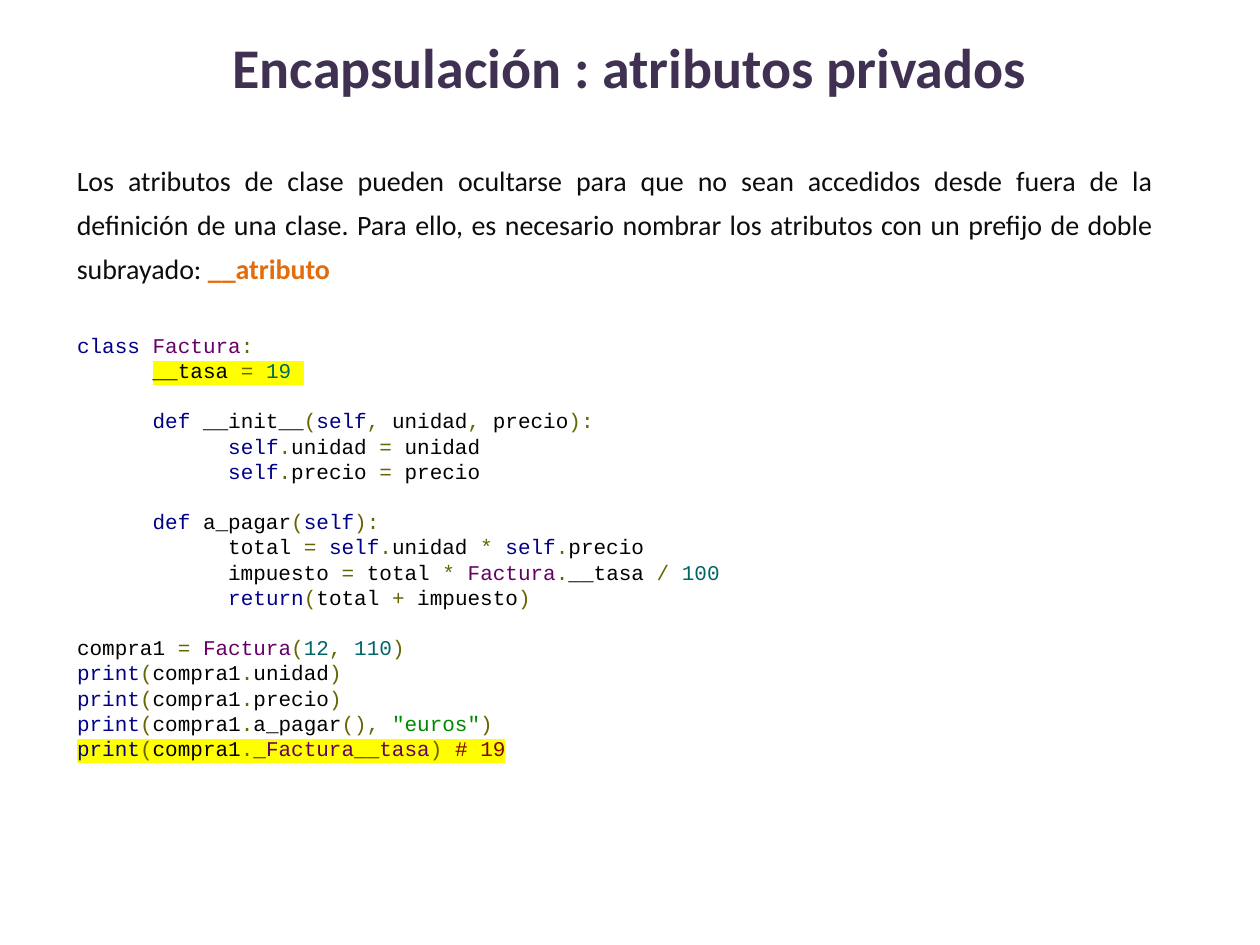
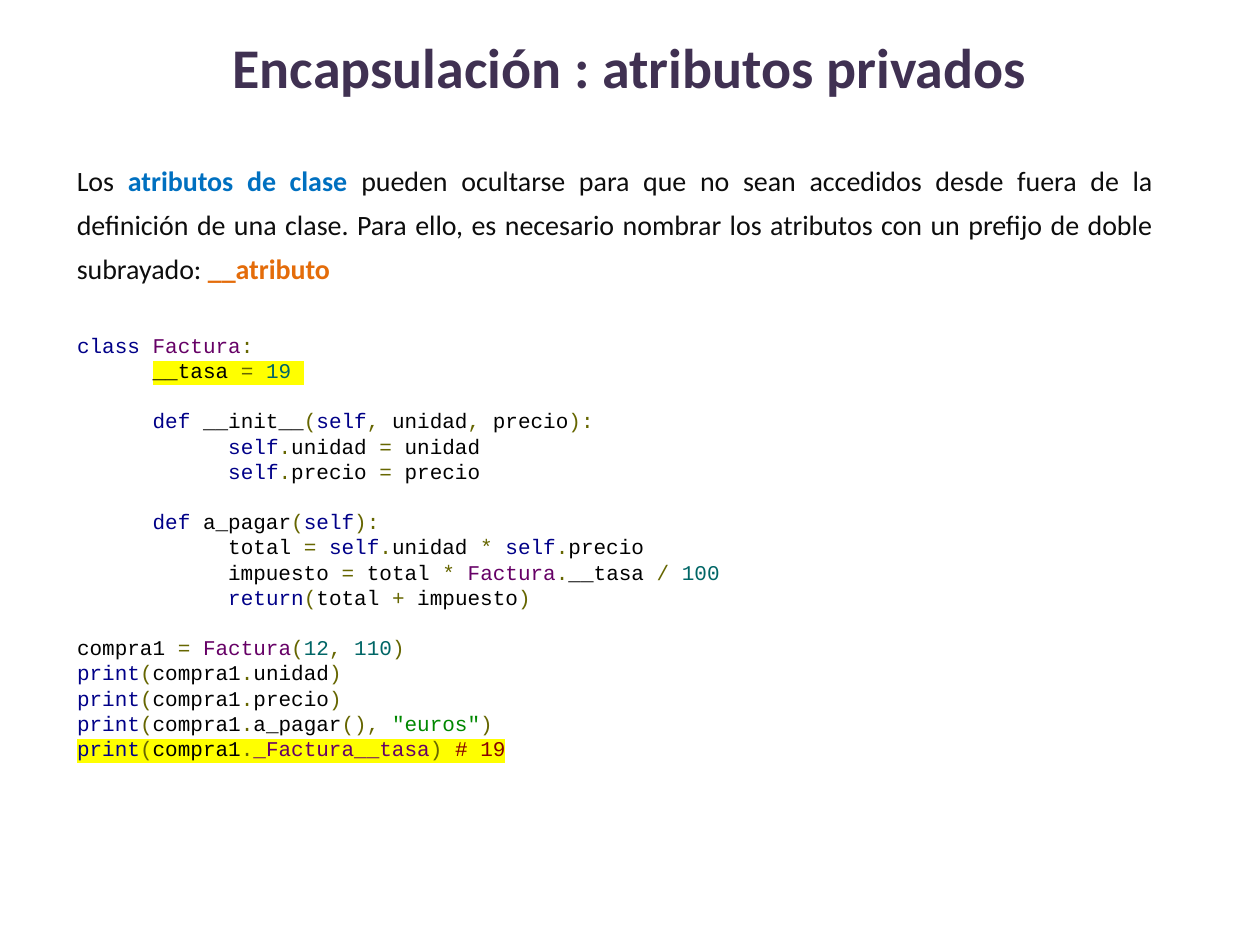
Before and after one commit to lizetheP/Analitica, a slide deck: slide 6 of CalendarioAgo24/presentaciones/15_POO_Encapsulamiento.pptx. Drawn at 1260x945 pixels with LibreOffice and Linux fonts; fonts in the diff are those of the drawing. Boxes give left, top, right and bottom in pixels: in the first picture for what was removed or moved away, otherwise in the second. Text is boxed around its words. In the diff, an @@ line names an element or a change of style, - is before the commit and + after.

```diff
--- a/CalendarioAgo24/presentaciones/15_POO_Encapsulamiento.pptx
+++ b/CalendarioAgo24/presentaciones/15_POO_Encapsulamiento.pptx
@@ text "Los atributos de clase pueden ..." at box(77, 171, 1153, 284): text colour #0D0D0D to #0070C0, bold on in "atributos de clase" @@
```
Also in this commit, not shown: 1 other slide changed, 2 other files.
